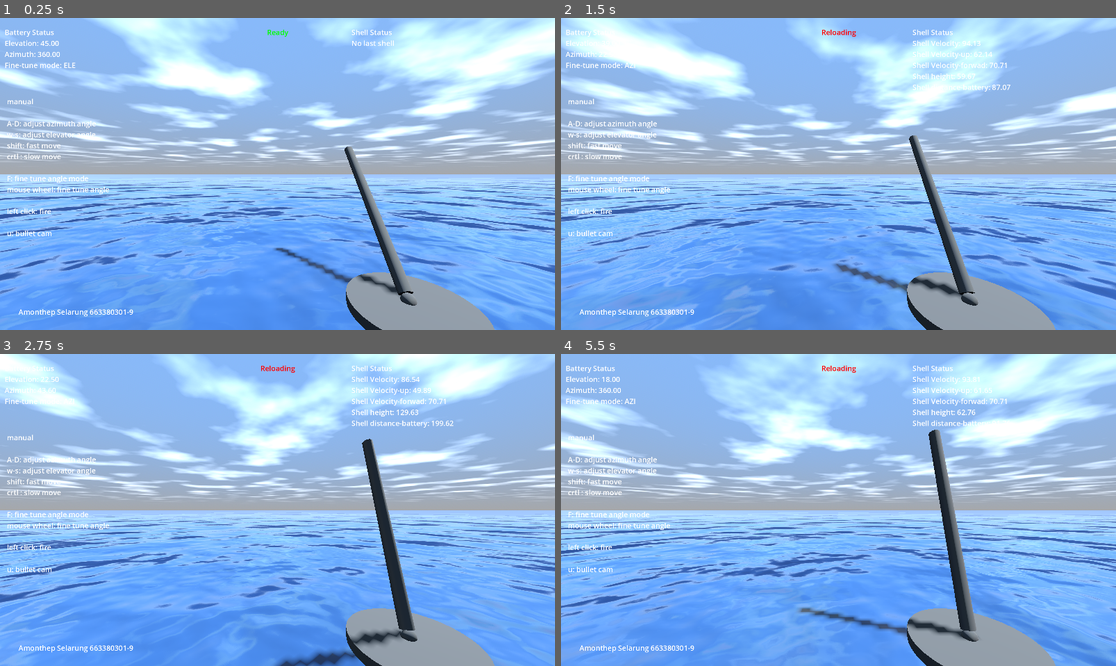
Above: before the commit, frames 1-4 (two rows, left to right).
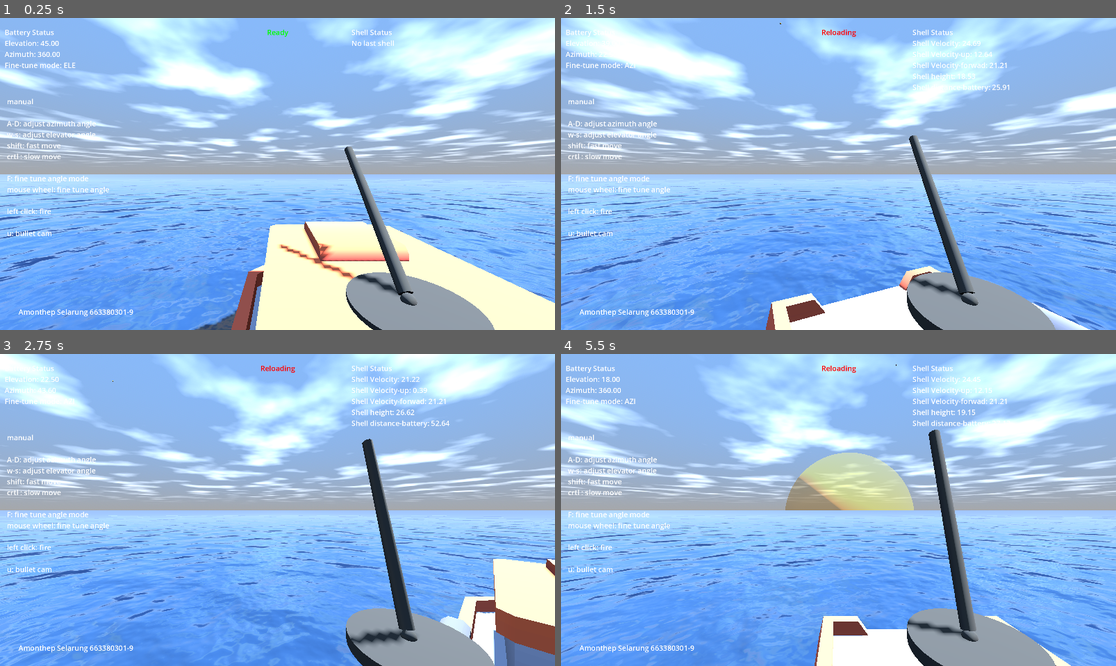
Above: after the commit, the same moments.

Repository: jimmoi/3d_game_team_god_khong_peace
Game: Godot game, scene res://scene/map_scene.tscn
Same seed, same stepped clock (60 frames per second), same inputs: the game is played once before the commit and once after it. This scene is started directly instead of the project's main scene.
Inputs (mouse positions are in pixels of both pictures, inside the frame that each line leads up to):
- Up to frame 1 (0.25 s): no input
- Up to frame 2 (1.5 s): move the mouse to (960, 158) at 0.52 s; hold D (right) 0.53-1.28 s; click (960, 158) at 0.6 s; move the mouse to (727, 189) at 1.27 s; hold S (down) from 1.28 s (still down); tap F (change_mode) at 1.35 s
- Up to frame 3 (2.75 s): click (166, 525) at 1.55 s; move the mouse to (333, 441) at 2.02 s; release S (down) at 2.03 s; hold D (right) from 2.03 s (still down); tap Mouse wheel down (fine_tune_down) at 2.1 s; click (333, 441) at 2.3 s
- Up to frame 4 (5.5 s): move the mouse to (810, 572) at 2.77 s; release D (right) at 2.78 s; hold W (up) 2.78-3.53 s; tap Mouse wheel up (fine_tune_up) at 2.85 s; click (810, 572) at 3.05 s; move the mouse to (1005, 556) at 3.52 s; hold A (left) 3.53-5.03 s; click (1005, 556) at 3.6 s; move the mouse to (672, 463) at 4.27 s; tap U (switch_cam) at 4.35 s; click (672, 463) at 4.55 s; move the mouse to (866, 510) at 5.02 s; hold S (down) from 5.03 s (still down); hold Shift from 5.03 s (still down); click (866, 510) at 5.3 s

The runs differ from the first frame. In frame 1, 21% of the frame differs, in the area x 0-100%, y 51-100%; in frame 2, 16%; in frame 3, 16%; in frame 4, 18%.

Commit message:
boat model

Diff:
--- /dev/null
+++ b/Charactor/battleship.tscn
@@ -0,0 +1,38 @@
+[gd_scene load_steps=5 format=3 uid="uid://delut20ti2y6p"]
+
+[ext_resource type="Script" uid="uid://0rnr2eo36oo2" path="res://battleship.gd" id="1_btgdt"]
+[ext_resource type="PackedScene" uid="uid://fks50wiktmrk" path="res://Models/GLB format/ship-cargo-c.glb" id="2_tb3w1"]
+[ext_resource type="PackedScene" uid="uid://dp3f61ycbc01a" path="res://gun.tscn" id="3_6cew4"]
+
+[sub_resource type="BoxShape3D" id="BoxShape3D_vyppf"]
+size = Vector3(3.6675415, 1.204956, 3.0827484)
+
+[node name="Battleship" type="CharacterBody3D"]
+script = ExtResource("1_btgdt")
+
+[node name="model" type="Node3D" parent="."]
+
+[node name="ship-cargo-c2" parent="model" instance=ExtResource("2_tb3w1")]
+transform = Transform3D(-1, 0, -8.742278e-08, 0, 1, 0, 8.742278e-08, 0, -1, -0.16470146, 0, -0.90688336)
+
+[node name="hp1" type="CollisionShape3D" parent="."]
+transform = Transform3D(-1, 0, -8.742278e-08, 0, 1, 0, 8.742278e-08, 0, -1, -0.15643919, 0.831845, -4.302236)
+shape = SubResource("BoxShape3D_vyppf")
+
+[node name="hp2" type="CollisionShape3D" parent="."]
+transform = Transform3D(-1, 0, -8.742278e-08, 0, 1, 0, 8.742278e-08, 0, -1, -0.049392104, 0.83597624, -0.8271972)
+shape = SubResource("BoxShape3D_vyppf")
+
+[node name="hp3" type="CollisionShape3D" parent="."]
+transform = Transform3D(-1, 0, -8.742278e-08, 0, 1, 0, 8.742278e-08, 0, -1, -0.15643857, 0.831845, 2.7833056)
+shape = SubResource("BoxShape3D_vyppf")
+
+[node name="Camera3D" type="Camera3D" parent="."]
+transform = Transform3D(1, 0, 0, 0, 0.8660254, 0.5, 0, -0.5, 0.8660254, 0, 6, 8.539753)
+
+[node name="gun" parent="." instance=ExtResource("3_6cew4")]
+transform = Transform3D(1, 0, 0, 0, 1, 0, 0, 0, 1, -0.17684186, 2.4046562, -1.9570336)
+min_barrel_angle = -80
+bullet_speed = 30
+
+[connection signal="fire" from="gun" to="." method="_on_gun_fire"]
--- /dev/null
+++ b/Charactor/cruisur.tscn
@@ -0,0 +1,34 @@
+[gd_scene load_steps=5 format=3 uid="uid://cjac0b5msjko3"]
+
+[ext_resource type="Script" uid="uid://b2cs04i40fsks" path="res://cruisur.gd" id="1_4xi5a"]
+[ext_resource type="PackedScene" uid="uid://4l7hy66y7py4" path="res://Models/GLB format/boat-tow-b.glb" id="2_30ysa"]
+[ext_resource type="PackedScene" uid="uid://dp3f61ycbc01a" path="res://gun.tscn" id="3_30ysa"]
+
+[sub_resource type="BoxShape3D" id="BoxShape3D_ya42d"]
+size = Vector3(2.5243874, 1.246582, 2.510254)
+
+[node name="Cruisur" type="CharacterBody3D"]
+script = ExtResource("1_4xi5a")
+
+[node name="model" type="Node3D" parent="."]
+
+[node name="boat-tow-b2" parent="model" instance=ExtResource("2_30ysa")]
+transform = Transform3D(-1, 0, 8.742278e-08, 0, 1, 0, -8.742278e-08, 0, -1, 0, 0, 0)
+
+[node name="Hp1" type="CollisionShape3D" parent="."]
+transform = Transform3D(1, 0, 0, 0, 1, 0, 0, 0, 1, -0.018814087, 0.876709, 1.1381836)
+shape = SubResource("BoxShape3D_ya42d")
+
+[node name="Hp2" type="CollisionShape3D" parent="."]
+transform = Transform3D(1, 0, 0, 0, 1, 0, 0, 0, 1, -0.029058456, 0.876709, -1.5625886)
+shape = SubResource("BoxShape3D_ya42d")
+
+[node name="Camera3D" type="Camera3D" parent="."]
+transform = Transform3D(1, 2.5081883e-08, 6.7206707e-09, -2.5966674e-08, 0.9659259, 0.25881907, 0, -0.25881907, 0.9659258, -0.20699453, 4.4380636, 6.48167)
+
+[node name="gun" parent="." instance=ExtResource("3_30ysa")]
+transform = Transform3D(1, 0, 0, 0, 1, 0, 0, 0, 1, 0, 2.745076, 0.9110445)
+min_barrel_angle = -80
+bullet_speed = 30
+
+[connection signal="fire" from="gun" to="." method="_on_gun_fire"]
--- /dev/null
+++ b/Charactor/destroyer.tscn
@@ -0,0 +1,30 @@
+[gd_scene load_steps=5 format=3 uid="uid://dllqk0w05omnb"]
+
+[ext_resource type="Script" uid="uid://b2a0cm3nbop84" path="res://character_body_3d.gd" id="1_cqrgk"]
+[ext_resource type="PackedScene" uid="uid://dsib02103sbv3" path="res://Models/GLB format/boat-speed-a.glb" id="2_goh8i"]
+[ext_resource type="PackedScene" uid="uid://dp3f61ycbc01a" path="res://gun.tscn" id="3_goh8i"]
+
+[sub_resource type="BoxShape3D" id="BoxShape3D_o41ur"]
+size = Vector3(1.7749634, 1, 2.9971008)
+
+[node name="Destroyer" type="CharacterBody3D"]
+script = ExtResource("1_cqrgk")
+
+[node name="CollisionShape3D" type="CollisionShape3D" parent="."]
+transform = Transform3D(1, 0, 0, 0, 1, 0, 0, 0, 1, 0.010467529, 0.7908751, 0.047088623)
+shape = SubResource("BoxShape3D_o41ur")
+
+[node name="Camera3D" type="Camera3D" parent="."]
+transform = Transform3D(0.99926627, 6.601274e-08, 0.03830054, -0.01915033, 0.8660253, 0.4996332, -0.033169206, -0.50000006, 0.8653899, 0, 4.0909886, 4.4906526)
+
+[node name="model" type="Node3D" parent="."]
+
+[node name="boat-speed-a2" parent="model" instance=ExtResource("2_goh8i")]
+transform = Transform3D(-1, 0, 8.742278e-08, 0, 1, 0, -8.742278e-08, 0, -1, 0.01250422, 0.17226231, 0.067254424)
+
+[node name="gun" parent="." instance=ExtResource("3_goh8i")]
+transform = Transform3D(1, 0, 0, 0, 1, 0, 0, 0, 1, 0, 1.4320517, 0.21343541)
+min_barrel_angle = -80
+bullet_speed = 30
+
+[connection signal="fire" from="gun" to="." method="_on_gun_fire"]
--- /dev/null
+++ b/battleship.gd
@@ -0,0 +1,51 @@
+extends CharacterBody3D
+
+# How fast the player moves in meters per second.
+@export var speed = 14
+# The downward acceleration when in the air, in meters per second squared.
+@export var fall_acceleration = 75
+
+var target_velocity = Vector3.ZERO
+
+
+func _physics_process(delta):
+	var direction = Vector3.ZERO
+
+	if Input.is_action_pressed("right"):
+		direction.x += 1
+	if Input.is_action_pressed("left"):
+		direction.x -= 1
+	if Input.is_action_pressed("down"):
+		direction.z += 1
+	if Input.is_action_pressed("up"):
+		direction.z -= 1
+
+	if direction != Vector3.ZERO:
+		direction = direction.normalized()
+		# Setting the basis property will affect the rotation of the node.
+		$model.basis = Basis.looking_at(direction)
+
+	# Ground Velocity
+	target_velocity.x = direction.x * speed
+	target_velocity.z = direction.z * speed
+
+	# Vertical Velocity
+	if not is_on_floor(): # If in the air, fall towards the floor. Literally gravity
+		target_velocity.y = target_velocity.y - (fall_acceleration * delta)
+
+	# Moving the Character
+	velocity = target_velocity
+	move_and_slide()
+
+func _on_gun_fire(bullet_obj, muzzle, bullet_speed) -> void:
+	bullet_obj.hit.connect(_on_explode)
+	add_child(bullet_obj)
+	bullet_obj.global_transform = muzzle.global_transform
+	var forward_vector: Vector3 = bullet_obj.global_transform.basis.y
+	bullet_obj.linear_velocity = forward_vector * bullet_speed
+
+func _on_explode(explosion_sfx, explosion_effect, hit_position):
+	add_child(explosion_sfx)
+	explosion_sfx.play()
+	add_child(explosion_effect)
+	explosion_effect.global_position = hit_position
--- /dev/null
+++ b/character_body_3d.gd
@@ -0,0 +1,51 @@
+extends CharacterBody3D
+
+# How fast the player moves in meters per second.
+@export var speed = 14
+# The downward acceleration when in the air, in meters per second squared.
+@export var fall_acceleration = 75
+
+var target_velocity = Vector3.ZERO
+
+
+func _physics_process(delta):
+	var direction = Vector3.ZERO
+
+	if Input.is_action_pressed("right"):
+		direction.x += 1
+	if Input.is_action_pressed("left"):
+		direction.x -= 1
+	if Input.is_action_pressed("down"):
+		direction.z += 1
+	if Input.is_action_pressed("up"):
+		direction.z -= 1
+
+	if direction != Vector3.ZERO:
+		direction = direction.normalized()
+		# Setting the basis property will affect the rotation of the node.
+		$model.basis = Basis.looking_at(direction)
+
+	# Ground Velocity
+	target_velocity.x = direction.x * speed
+	target_velocity.z = direction.z * speed
+
+	# Vertical Velocity
+	if not is_on_floor(): # If in the air, fall towards the floor. Literally gravity
+		target_velocity.y = target_velocity.y - (fall_acceleration * delta)
+
+	# Moving the Character
+	velocity = target_velocity
+	move_and_slide()
+
+func _on_gun_fire(bullet_obj, muzzle, bullet_speed) -> void:
+	bullet_obj.hit.connect(_on_explode)
+	add_child(bullet_obj)
+	bullet_obj.global_transform = muzzle.global_transform
+	var forward_vector: Vector3 = bullet_obj.global_transform.basis.y
+	bullet_obj.linear_velocity = forward_vector * bullet_speed
+
+func _on_explode(explosion_sfx, explosion_effect, hit_position):
+	add_child(explosion_sfx)
+	explosion_sfx.play()
+	add_child(explosion_effect)
+	explosion_effect.global_position = hit_position
--- /dev/null
+++ b/cruisur.gd
@@ -0,0 +1,51 @@
+extends CharacterBody3D
+
+# How fast the player moves in meters per second.
+@export var speed = 14
+# The downward acceleration when in the air, in meters per second squared.
+@export var fall_acceleration = 75
+
+var target_velocity = Vector3.ZERO
+
+
+func _physics_process(delta):
+	var direction = Vector3.ZERO
+
+	if Input.is_action_pressed("right"):
+		direction.x += 1
+	if Input.is_action_pressed("left"):
+		direction.x -= 1
+	if Input.is_action_pressed("down"):
+		direction.z += 1
+	if Input.is_action_pressed("up"):
+		direction.z -= 1
+
+	if direction != Vector3.ZERO:
+		direction = direction.normalized()
+		# Setting the basis property will affect the rotation of the node.
+		$model.basis = Basis.looking_at(direction)
+
+	# Ground Velocity
+	target_velocity.x = direction.x * speed
+	target_velocity.z = direction.z * speed
+
+	# Vertical Velocity
+	if not is_on_floor(): # If in the air, fall towards the floor. Literally gravity
+		target_velocity.y = target_velocity.y - (fall_acceleration * delta)
+
+	# Moving the Character
+	velocity = target_velocity
+	move_and_slide()
+
+func _on_gun_fire(bullet_obj, muzzle, bullet_speed) -> void:
+	bullet_obj.hit.connect(_on_explode)
+	add_child(bullet_obj)
+	bullet_obj.global_transform = muzzle.global_transform
+	var forward_vector: Vector3 = bullet_obj.global_transform.basis.y
+	bullet_obj.linear_velocity = forward_vector * bullet_speed
+
+func _on_explode(explosion_sfx, explosion_effect, hit_position):
+	add_child(explosion_sfx)
+	explosion_sfx.play()
+	add_child(explosion_effect)
+	explosion_effect.global_position = hit_position
--- a/scene/map_scene.tscn
+++ b/scene/map_scene.tscn
@@ -1,7 +1,7 @@
 [gd_scene load_steps=18 format=3 uid="uid://cdin4o633pip7"]
 
 [ext_resource type="Script" uid="uid://yhiwa1kexu2o" path="res://scene/map_scene.gd" id="1_dhios"]
-[ext_resource type="PackedScene" path="res://gun.tscn" id="1_pwi0h"]
+[ext_resource type="PackedScene" uid="uid://delut20ti2y6p" path="res://Charactor/battleship.tscn" id="2_dhios"]
 
 [sub_resource type="Shader" id="Shader_03pub"]
 code = "// NOTE: Shader automatically converted from Godot Engine 4.5.stable's StandardMaterial3D.
@@ -289,6 +289,7 @@
 [node name="MeshInstance3D" type="MeshInstance3D" parent="."]
 transform = Transform3D(1, 0, 0, 0, 1, 0, 0, 0, 1, -0.3165846, -0.28082943, 0.22320795)
 mesh = SubResource("CylinderMesh_8bf0m")
+metadata/_edit_lock_ = true
 
 [node name="DirectionalLight3D" type="DirectionalLight3D" parent="."]
 transform = Transform3D(0.7881934, -0.00010755263, 0.61542755, -0.6154276, -0.00013774533, 0.78819335, 0, -0.99999994, -0.00017476082, 0, 69.6701, 0)
@@ -298,15 +299,12 @@
 [node name="WorldEnvironment" type="WorldEnvironment" parent="."]
 environment = SubResource("Environment_dhios")
 
-[node name="gun" parent="." instance=ExtResource("1_pwi0h")]
-transform = Transform3D(1, 0, 0, 0, 1, 0, 0, 0, 1, 0, 0, -3.130268)
-min_barrel_angle = -80
-bullet_speed = 100
-
 [node name="floor" type="StaticBody3D" parent="."]
 
 [node name="CollisionShape3D" type="CollisionShape3D" parent="floor"]
 transform = Transform3D(1, 0, 0, 0, 1, 0, 0, 0, 1, -1.985, -2.5, 0)
 shape = SubResource("CylinderShape3D_dhios")
-
-[connection signal="fire" from="gun" to="." method="_on_gun_fire"]
+metadata/_edit_lock_ = true
+
+[node name="Battleship" parent="." instance=ExtResource("2_dhios")]
+transform = Transform3D(1, 0, 0, 0, 1, 0, 0, 0, 1, 2, 0, 1)
Binary file added: Models/FBX format/Textures/colormap.png
Not shown, added: Models/FBX format/Textures/colormap.png.import
Binary file added: Models/FBX format/arrow-standing.fbx
Not shown, added: Models/FBX format/arrow-standing.fbx.import
Binary file added: Models/FBX format/arrow.fbx
Not shown, added: Models/FBX format/arrow.fbx.import
Binary file added: Models/FBX format/boat-fan.fbx
Not shown, added: Models/FBX format/boat-fan.fbx.import
Binary file added: Models/FBX format/boat-fishing-small.fbx
Not shown, added: Models/FBX format/boat-fishing-small.fbx.import
Binary file added: Models/FBX format/boat-house-a.fbx
Not shown, added: Models/FBX format/boat-house-a.fbx.import
(and 319 more such lines)
